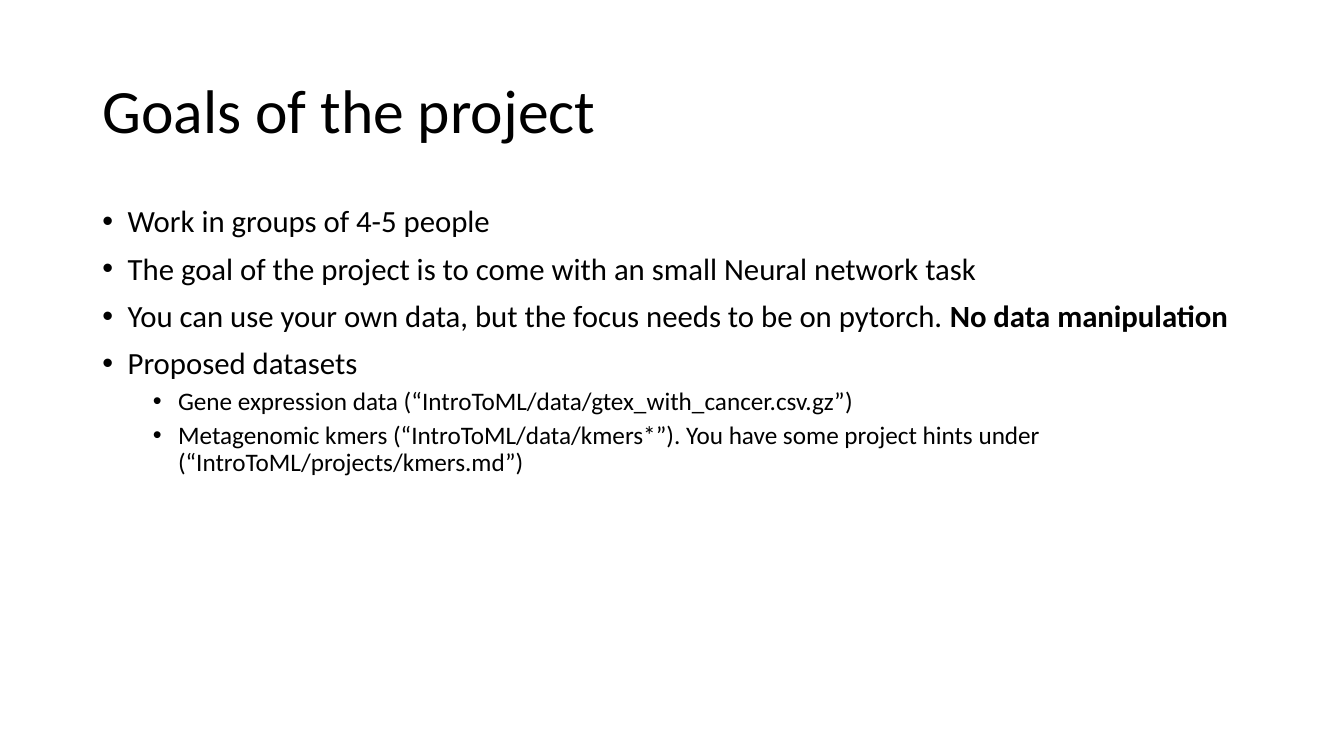
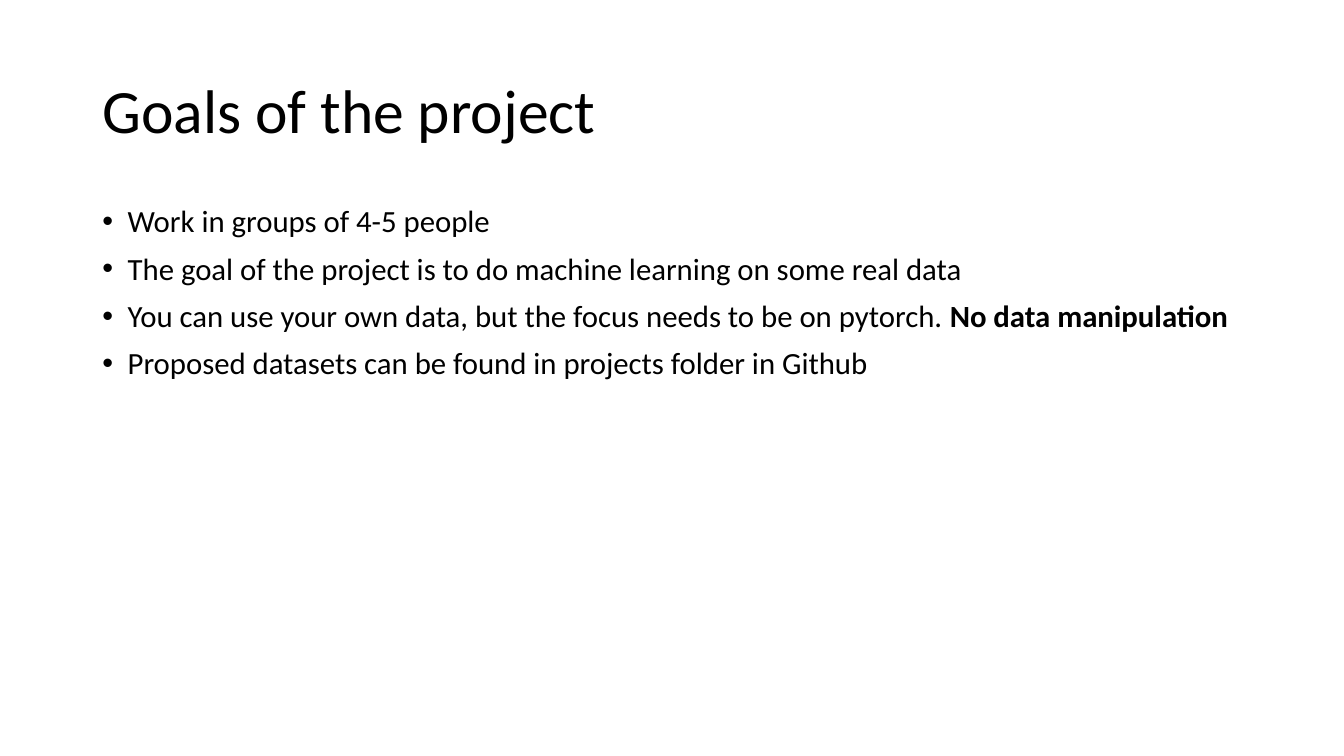
Before and after one commit to Center-for-Health-Data-Science/IntroToML, a slide deck: slide 2 of projects/ProjectIntro.pptx. Drawn at 1344x756 pixels with LibreOffice and Linux fonts; fonts in the diff are those of the drawing. Boxes give left, top, right and bottom in pixels: in the first picture for what was removed or moved away, otherwise in the second. Text is boxed around its words. In the diff, an @@ line names an element or a change of style, - is before the commit and + after.

```diff
--- a/projects/ProjectIntro.pptx
+++ b/projects/ProjectIntro.pptx
@@ text at bbox=[128, 258, 961, 286]: text changed @@
-• The goal of the project is to come with an small Neural network task
+• The goal of the project is to do machine learning on some real data
@@ text at bbox=[128, 352, 867, 380]: text changed; size 18 to 22 pt @@
-• Proposed datasets
-  • Gene expression data (“IntroToML/data/gtex_with_cancer.csv.gz”)
-  • Metagenomic kmers (“IntroToML/data/kmers*”). You have some project hints under (“IntroToML/projects/kmers.md”)
+• Proposed datasets can be found in projects folder in Github
```
Also in this commit, not shown: 3 other files.
